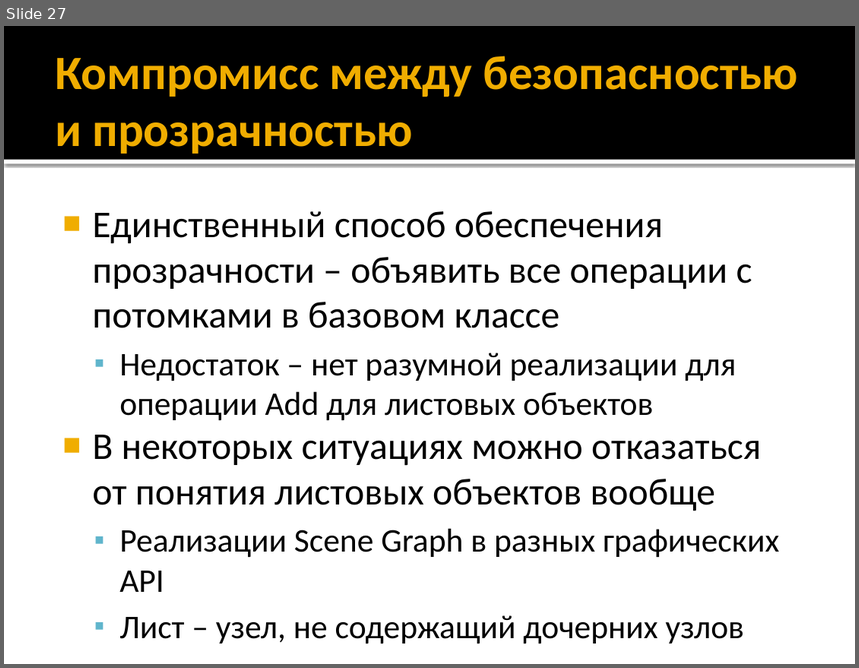
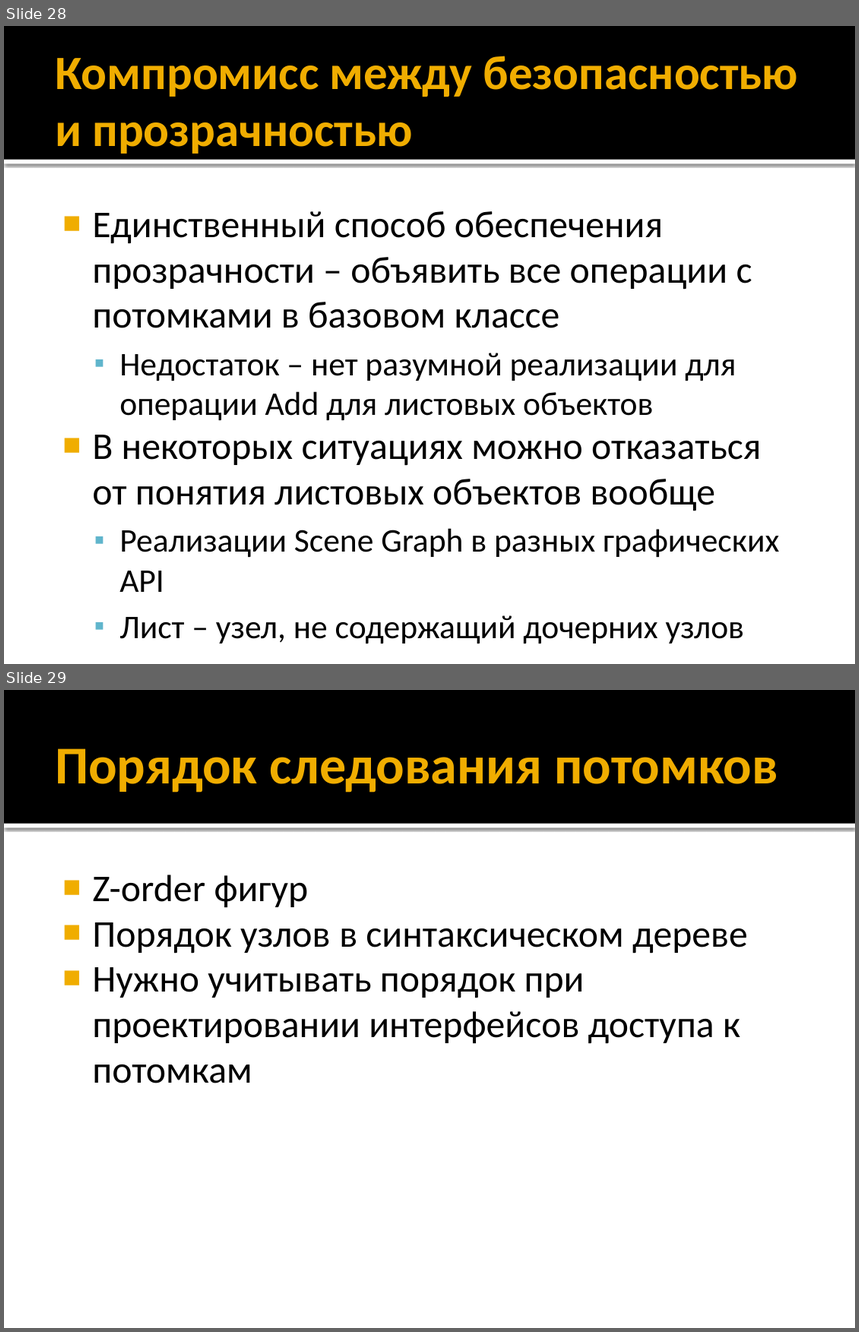
Before and after one commit to alexey-malov/ood, a slide deck: lectures/10.composite/composite.pptx. Shown one above the other, each under a label of ours: slide 27 before the commit, slides 28 and 29 after it. The pictures are 859x668 and 859x1332 pixels, drawn with LibreOffice and Linux fonts; fonts in the diff are those of the drawing. Boxes give left, top, right and bottom in pixels: in the first picture for what was removed or moved away, otherwise in the second. Text is boxed around its words. In the diff, an @@ line names an element or a change of style, - is before the commit and + after.

```diff
--- a/lectures/10.composite/composite.pptx
+++ b/lectures/10.composite/composite.pptx
@@ slide 29 added at [4, 690, 855, 1328], background #FFFFFF; not listed: 2 template elements that a slide beside it also shows @@
@@ title added at [55, 749, 778, 793], 45 pt, text #F0AD00, bold @@
+Порядок следования потомков
@@ text added at [92, 875, 748, 1084], 32 pt, text #000000 @@
+■ Z-order фигур
+■ Порядок узлов в синтаксическом дереве
+■ Нужно учитывать порядок при проектировании интерфейсов доступа к потомкам
@@ what was slide 27 is now slide 28 @@
```
Also in this commit, not shown: 10 slides changed, 3 other slides added, 1 other file.
